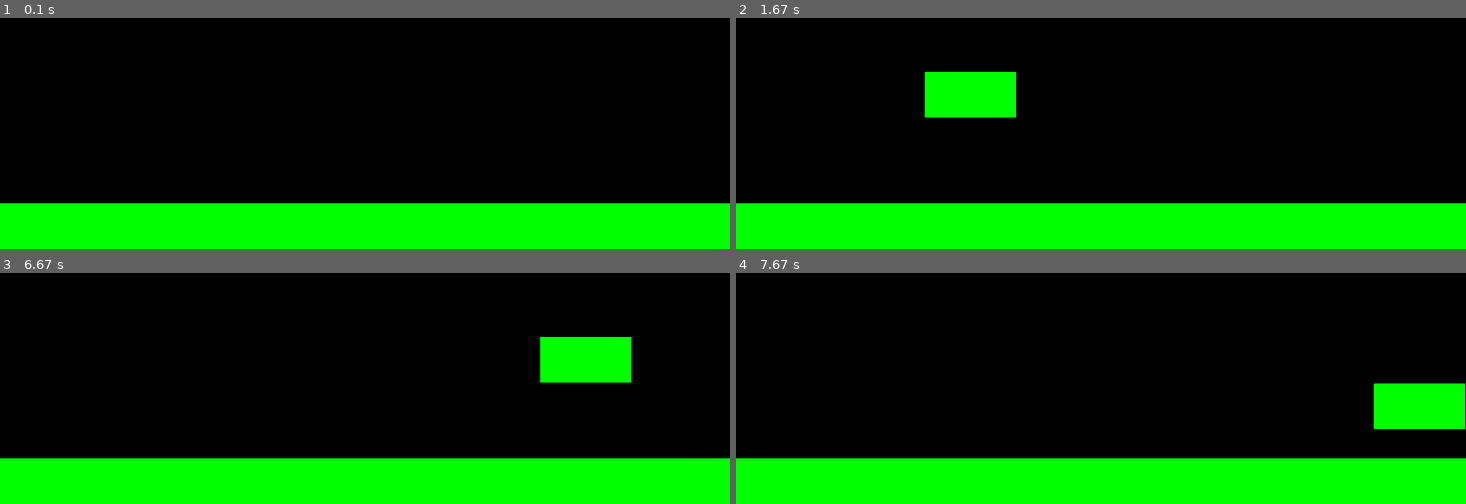
Above: before the commit, frames 1-4 (two rows, left to right).
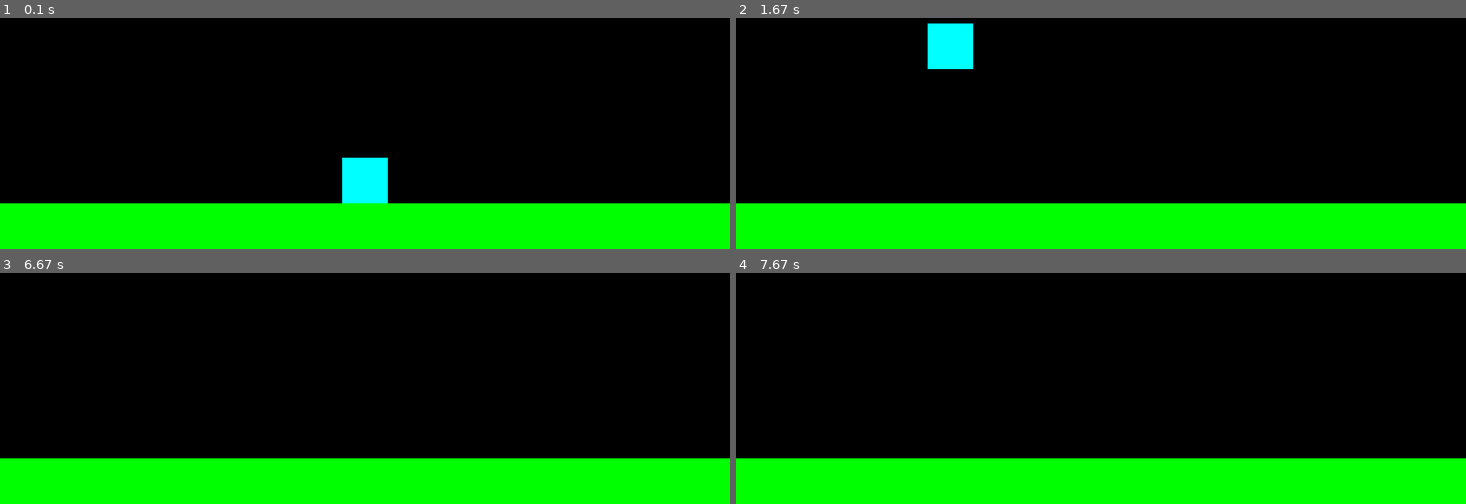
Above: after the commit, the same moments.

Repository: Rundumu/pygame-sonic-clone
Game: pygame game, started from main.py
Two runs of this game, one before a commit and one after it. Both use one fixed random seed, a clock stepped at 60 frames per second and the inputs below.
Inputs:
- Up to frame 1 (0.1 s): no input
- Up to frame 2 (1.67 s): hold Left 0.33-0.87 s; hold Up from 1.4 s (still down)
- Up to frame 3 (6.67 s): release Up at 1.87 s; hold Left 4.97-5.37 s; hold Right 5.8-6.43 s
- Up to frame 4 (7.67 s): hold Right 6.97-7.43 s; hold Up from 7.47 s (still down)

The runs differ from the first frame. In frame 1, 1.2% of the frame differs, in the area x 46-54%, y 60-81%; in frame 2, 3.7%, in the area x 25-39%, y 2-44%; in frame 3, 2.5%; in frame 4, 2.5%.

Commit message:
initial commit

Diff:
--- a/camera.py
+++ /dev/null
@@ -1,60 +0,0 @@
-import pygame
-from settings import *
-from abc import ABC, abstractmethod
-
-vector = pygame.math.Vector2
-
-class Camera:
-    def __init__(self, player):
-        self.player = player
-        self.offset = vector(0, 0) # frames camera position
-        self.offset_float = vector(0, 0) # store precise camera position
-        self.width, self.height = WIDTH, HEIGHT
-        self.CONST = vector(-self.width / 2 + player.pos.x, -player.pos.y + 20)
-
-    def setmethod(self, method): # picks which method to use
-        self.method = method
-
-    def scroll(self): # performs calculations on the chosen method
-        self.method.scroll()
-
-class CamScroll(ABC): # where every class inherits from
-    def __init__(self, camera, player):
-        self.camera = camera
-        self.player = player
-
-    @abstractmethod # if spot isn't filled Python will know something
-    # went wrong
-    def scroll(self):
-        pass
-
-class Follow(CamScroll):
-    def __init__(self, camera, player):
-        CamScroll.__init__(self, camera, player)
-
-    def scroll(self): # updates camera's postion based on player's current position
-        # adds the difference onto the camera's positon
-        # self.CONST allows you to control the camera is focused
-        # if self.CONST is half the screen - offset player will appear center
-        # adding the const on to the offset is what will center the player
-        self.camera.offset_float.x += (self.player.pos.x - self.camera.offset_float.x + self.camera.CONST.x)
-        self.camera.offset_float.y += (self.player.pos.y - self.camera.offset_float.y + self.camera.CONST.y)
-        self.camera.offset.x, self.camera.offset.y = int(self.camera.offset_float.x), int(self.camera.offset_float.y)
-
-class Border(CamScroll): # prevents cam from scrolling off completely
-    def __init__(self, camera, player):
-        CamScroll.__init__(self, camera, player)
-
-    def scroll(self):
-        self.camera.offset_float.x += (self.player.pos.x - self.camera.offset_float.x + self.camera.CONST.x)
-        self.camera.offset_float.y += (self.player.pos.y - self.camera.offset_float.y + self.camera.CONST.y)
-        self.camera.offset.x, self.camera.offset.y = int(self.camera.offset_float.x), int(self.camera.offset_float.y)
-        self.camera.offset.x = max(self.player.left_border, self.camera.offset.x)
-        self.camera.offset.x = min(self.camera.offset.x, self.player.right_border - self.camera.DISPLAY_W)
-
-class Auto(CamScroll): # camera moves independently of player
-    def __init__(self, camera, player):
-        CamScroll.__init__(self, camera, player)
-
-    def scroll(self):
-        self.camera.offset.x += 1
--- a/main.py
+++ b/main.py
@@ -1,6 +1,5 @@
 from settings import *
 from sprites import *
-from camera import *
 import pygame
 
 pygame.init()
@@ -12,10 +11,13 @@
 
 window = pygame.display.set_mode((WIDTH, HEIGHT))
 
+# initialise camera
+camera = Camera(WIDTH, HEIGHT)
 
 
 # player sprites
 s = Sonic()
+player = pygame.sprite.Group()
 
 # floor sprites
 ground = Ground(0, HEIGHT - 50, GROUND)
@@ -23,11 +25,18 @@
 floor.add(ground)
 
 # platform sprites
-plat1 = Platform(WIDTH - 100, HEIGHT - 100, SMALL)
-plat2 = Platform(WIDTH - 100, HEIGHT - 150, SMALL)
+
+platforms = [Platform(WIDTH + 200, HEIGHT - 100, SMALL)]
+
 plats = pygame.sprite.Group()
-plats.add(plat1)
-plats.add(plat2)
+
+platx = 100
+
+platy = 50
+
+
+for i in platforms:
+    plats.add(i)
 
 
 # all sprites
@@ -53,16 +62,68 @@
             for collision in collisions:
                 # TODO: create different classes of platforms each with their own collision properties (done)
                 if s.pos.y > collision.rect.top:
+                    s.vel.y = (s.vel.y - 0.6)
                     s.pos.y = collision.rect.top
+
+
+
+    # TODO: figure out how to reset x vel when jumping
+
+    if s.vel.x > 0:
+        hits = pygame.sprite.spritecollide(s, plats, False)
+
+        if hits:
+            for hit in hits:
+                if s.pos.x > hit.rect.left and s.pos.x < hit.rect.right:
+                    s.vel.x = 0
+                    s.pos.x = (hit.rect.left - 30)
+
+    if s.vel.x < 0:
+        hits = pygame.sprite.spritecollide(s, plats, False)
+
+        if hits:
+            for hit in hits:
+                if s.pos.x < hit.rect.right and s.pos.x > hit.rect.left:
+                    s.vel.x = 0
+                    s.pos.x = (hit.rect.right + 30)
+
+    if s.vel.y > 0:
+        s.vel.x = 0
+        s.vel.y = 0
+        hits = pygame.sprite.spritecollide(s, plats, False)
+
+        if hits:
+            for hit in hits:
+                if s.pos.y > hit.rect.top:
                     s.vel.y = 0
+                    s.pos.y = hit.rect.top
 
-    for plat in plats.sprites():
-        if s.rect.colliderect(plat) and s.pos.x > plat.rect.left and not s.rect.y < plat.rect.top:
-            s.pos.x = plat.rect.left - 1 # player sprite will be scaled down by 25px
+    if s.vel.y < 0:
+        if s.vel.x > 0 and s.vel.x < 0:
             s.vel.x = 0
-        if s.rect.colliderect(plat) and s.pos.y > plat.rect.top and not s.rect.x < plat.rect.left:
-            s.pos.y = plat.rect.top
-            s.vel.y = 0
+        hits = pygame.sprite.spritecollide(s, plats, False)
+
+        if hits:
+            for hit in hits:
+                if s.pos.y < hit.rect.bottom:
+                    s.vel.x = 0
+                    s.vel.y = 0
+                    s.pos.y = hit.rect.bottom
+
+
+
+
+                # if s.vel.x < 0:
+                #     s.rect.left = hits[0].rect.right
+                #     s.vel.x = 0
+                # if s.vel.y < 0:
+                #     s.rect.top = hits[0].rect.bottom
+                #     s.vel.y = 0
+                # if s.vel.y > 0:
+                #     s.rect.bottom = hits[0].rect.top
+                #     s.vel.y = 0
+
+
 
 
     # if s.pos.x > WIDTH:
@@ -72,22 +133,20 @@
     #         # set the camera to follow sonic so that he doesn't disappear off the screen
     #         print("poop")
 
+    print(s.vel)
 
     sprites.update()
-    plats.update()
-
-    #camera.scroll()
+    camera.update(s)
 
     # draw
     window.fill(BLACK)
 
-    for plat in plats:
-        window.blit(plat.image, (s.pos.x + SCROLL[0], s.pos.y + SCROLL[1]))
-
-    floor.draw(window)
+    for sprite in sprites:
+        window.blit(sprite.image, camera.apply(sprite))
 
 
-#TODO: Create a map file for the game
+
+#TODO: Create a way to dynamically generate platforms
 
     # double buffering
     pygame.display.flip()
--- a/settings.py
+++ b/settings.py
@@ -14,14 +14,13 @@
 GRAVITY = 0.2
 ACCEL = 1
 FRICTION = -0.12
-FASTER_TIME = 5000
+FASTER_TIME = 2000
 
 # Platform properties
 SMALL = (100, 50)
-MEDIUM = (200, 50)
-GROUND = (10000, 50)
+MEDIUM = (20000, 200)
+GROUND = (100000, 100)
 
 # Player properties
 HALF_P_WIDTH = 25
-
-SCROLL = [0, 0]
+PREVIOUS_POS = [0, 0]
--- a/sprites.py
+++ b/sprites.py
@@ -1,6 +1,5 @@
 import pygame
 from settings import *
-from camera import *
 
 vec = pygame.math.Vector2
 
@@ -11,15 +10,15 @@
         self.image = pygame.Surface((50, 50))
         self.image.fill(BLUE)
         self.rect = self.image.get_rect()
-        self.rect.center = (WIDTH / 2, HEIGHT / 2)
+        self.rect.center = (WIDTH / 2, HEIGHT - 51)
         self.pos = vec(WIDTH / 2 , HEIGHT - 51)
         self.vel = vec(0, 0)
         self.acc = vec(0, 0)
         self.last_update = 0
+        self.time_passed = 0
 
 
     def update(self):
-        #camera = Camera(self)
         self.acc = vec(0, GRAVITY)
         keys = pygame.key.get_pressed()
         if keys[pygame.K_LEFT]:
@@ -52,9 +51,10 @@
     def faster(self):
         now = pygame.time.get_ticks()
         if now - self.last_update > FASTER_TIME:
+            self.time_passed += (now - self.last_update)
             self.acc.x /= 0.5 # player becomes 50% faster
-            if self.vel.x == 0: # if player's velocity is 0 then the player
-                self.acc.x -= 0.5
+            if self.time_passed >= 3000:
+                self.acc.x /= 0.75
 
 class Ground(pygame.sprite.Sprite):
 
@@ -78,16 +78,23 @@
         self.rect.x = x
         self.rect.y = y
 
-# # creates a camera that follows the player
-# class Camera():
-#     def __init__(self, camera_func, width, height):
-#         self.camera_func = camera_func
-#         self.state = pygame.Rect(0, 0, width, height)
+# creates a camera that follows the player
+class Camera():
+    def __init__(self, width, height):
+        self.camera = pygame.Rect(0, 0, width, height)
+        self.width = width
+        self.height = height
 
-#     # set the camera's focus
-#     def apply(self, target):
-#         return target.rect.move(self.state.topleft)
+    # set the camera's focus - offset then applied to above Rect
+    def apply(self, entity):
+        return entity.rect.move(self.camera.topleft) # move by current camera's (0, 0) and returns a new rect
 
-#     # update the camera's position
-#     def update(self, target):
-#         self.state = self.camera_func(self.state, target.rect)
+    # update the camera's position
+    def update(self, target):
+        x = -target.rect.x + int(WIDTH / 2) # keeps player centered
+        y = -target.rect.y + int(HEIGHT - 50) # keeps player centered
+
+        x = min(0, x) # ensure camera doesn't go off the screen
+        y = min(0, y)
+
+        self.camera = pygame.Rect(x, y, self.width, self.height)
